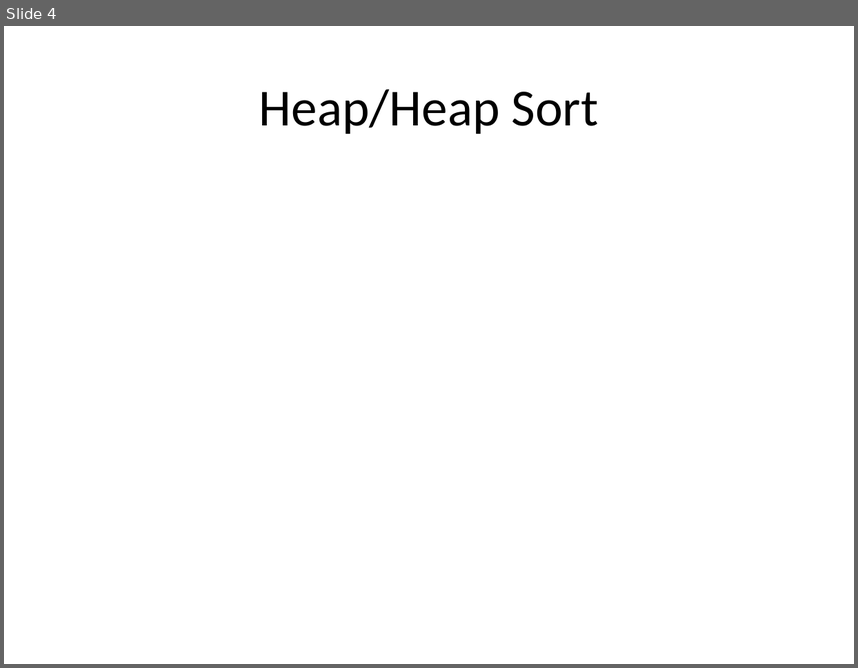
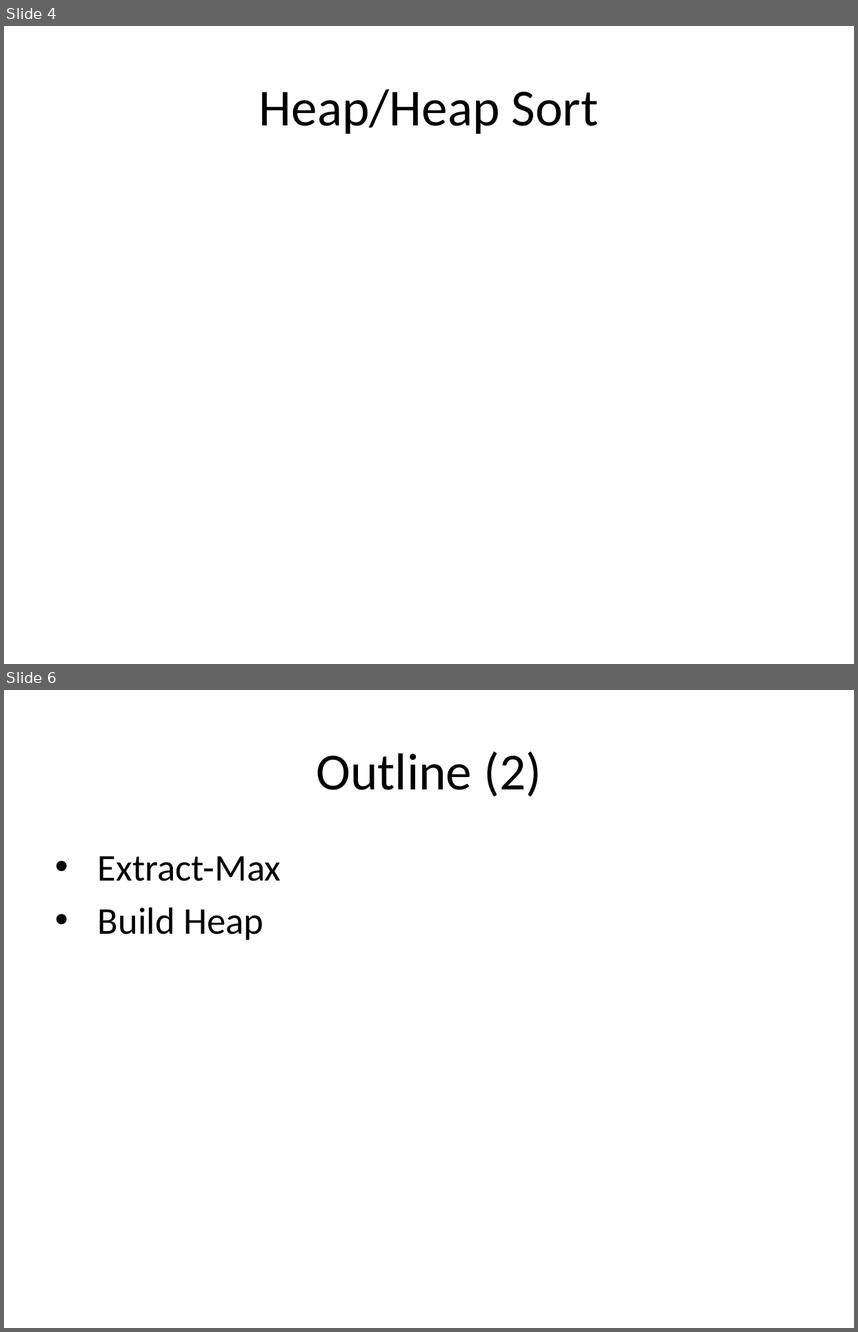
Before and after one commit to ucoruh/ce100-algorithms-and-programming-II, a slide deck: docs/week-4/ce100-week-4-heap.md_word.pptx. Shown one above the other, each under a label of ours: slide 4 before the commit, slides 4 and 6 after it; the slides between them are not shown. The pictures are 858x668 and 858x1332 pixels, drawn with LibreOffice and Linux fonts; fonts in the diff are those of the drawing. Boxes give left, top, right and bottom in pixels: in the first picture for what was removed or moved away, otherwise in the second. Text is boxed around its words. In the diff, an @@ line names an element or a change of style, - is before the commit and + after.

```diff
--- a/docs/week-4/ce100-week-4-heap.md_word.pptx
+++ b/docs/week-4/ce100-week-4-heap.md_word.pptx
@@ slide 6 added at (4, 690, 854, 1328), background #FFFFFF @@
@@ title added at (316, 751, 542, 797), 44 pt, text #000000 @@
+Outline (2)
@@ text added at (98, 856, 281, 940), 32 pt, text #000000 @@
+• Extract-Max
+• Build Heap
```
Also in this commit, not shown: 2 slides changed, 32 other slides added, 25 other files.
